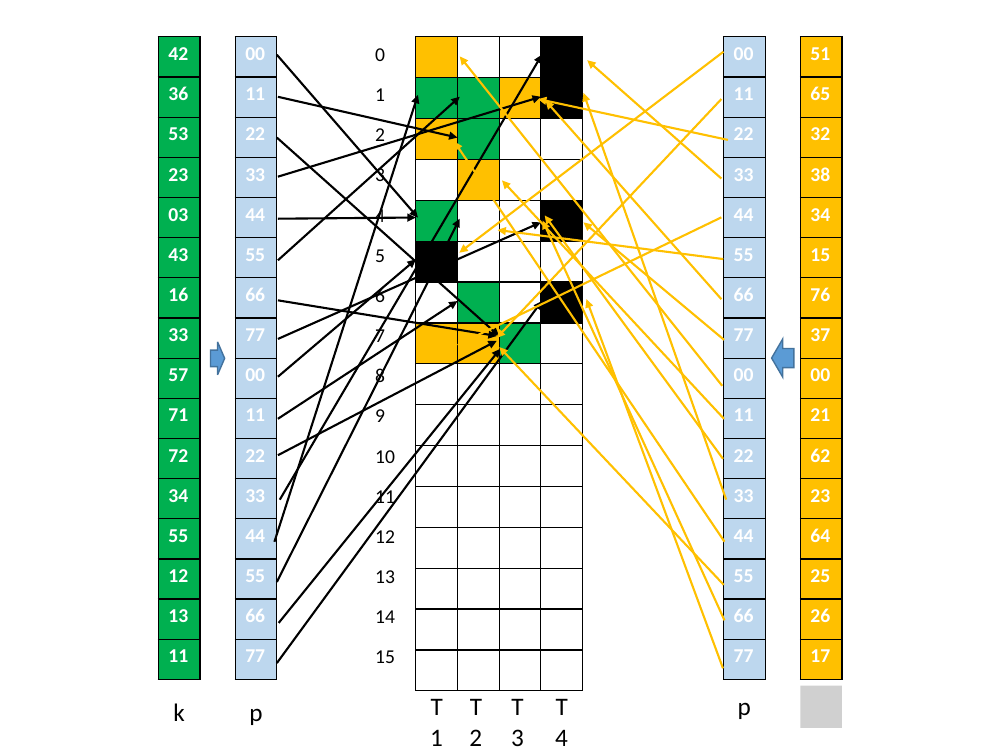
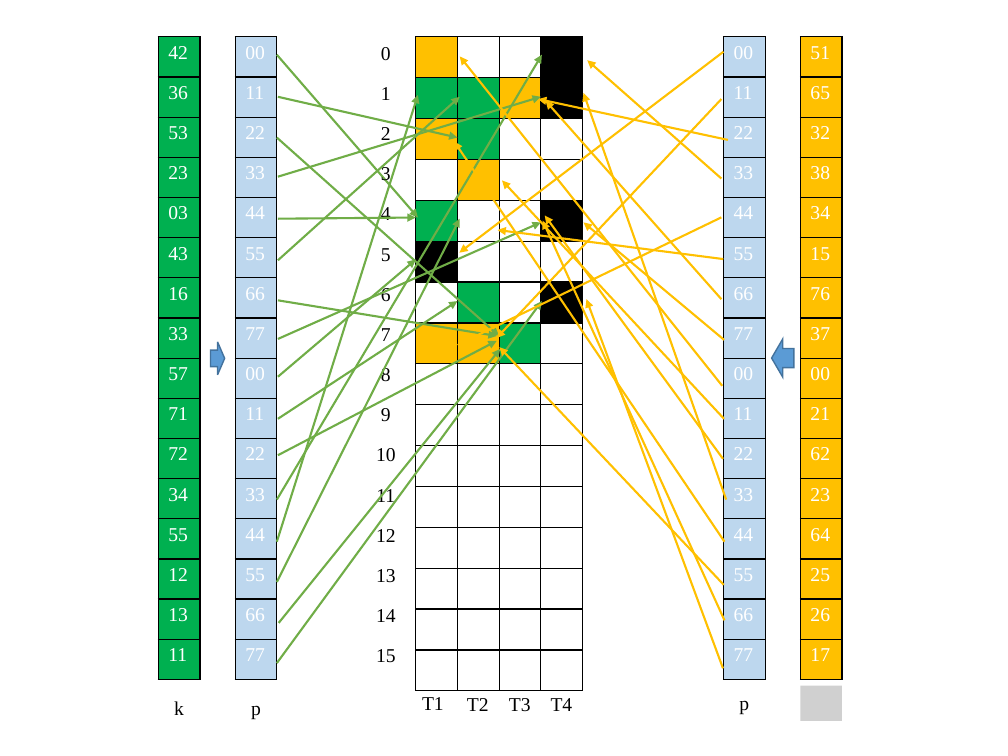
Before and after one commit to leborn0101/graduation, a slide deck: slide 9 of 论文图片.pptx. Drawn at 1008x756 pixels with LibreOffice and Linux fonts; fonts in the diff are those of the drawing; grey boxes stand for pictures. Boxes give left, top, right and bottom in pixels: in the first picture for what was removed or moved away, otherwise in the second. Text is boxed around its words. In the diff, an @@ line names an element or a change of style, - is before the commit and + after.

```diff
--- a/论文图片.pptx
+++ b/论文图片.pptx
@@ table at [158, 37, 200, 680] @@
@@ font Calibri to Times New Roman, bold off @@
@@ table at [235, 37, 276, 680] @@
@@ font Calibri to Times New Roman, bold off @@
@@ arrow (277, 54) - (418, 218): stroke #000000 1.5 pt to #70AD47 1.5 pt @@
@@ arrow moved from (280, 500) - (542, 54) to (277, 500) - (542, 54) @@
@@ arrow (277, 500) - (542, 54): stroke #000000 1.5 pt to #70AD47 1.5 pt @@
@@ table at [365, 37, 406, 680] @@
@@ font Calibri to Times New Roman @@
@@ alignment left to centre @@
@@ table at [724, 37, 765, 680] @@
@@ font Calibri to Times New Roman, bold off @@
@@ table at [800, 37, 842, 680] @@
@@ font Calibri to Times New Roman, bold off @@
@@ arrow moved from (274, 541) - (418, 95) to (277, 541) - (418, 95) @@
@@ arrow (277, 541) - (418, 95): stroke #000000 1.5 pt to #70AD47 1.5 pt @@
@@ arrow (278, 97) - (458, 137): stroke #000000 1.5 pt to #70AD47 1.5 pt @@
@@ arrow (278, 176) - (541, 97): stroke #000000 1.5 pt to #70AD47 1.5 pt @@
@@ arrow (278, 260) - (460, 97): stroke #000000 1.5 pt to #70AD47 1.5 pt @@
@@ arrow (277, 137) - (499, 336): stroke #000000 1.5 pt to #70AD47 1.5 pt @@
@@ arrow (277, 582) - (460, 219): stroke #000000 1.5 pt to #70AD47 1.5 pt @@
@@ arrow (278, 219) - (415, 218): stroke #000000 1.5 pt to #70AD47 1.5 pt @@
@@ arrow (278, 339) - (541, 223): stroke #000000 1.5 pt to #70AD47 1.5 pt @@
@@ arrow (278, 377) - (415, 259): stroke #000000 1.5 pt to #70AD47 1.5 pt @@
@@ arrow (277, 663) - (542, 301): stroke #000000 1.5 pt to #70AD47 1.5 pt @@
@@ arrow (278, 300) - (497, 336): stroke #000000 1.5 pt to #70AD47 1.5 pt @@
@@ arrow (278, 419) - (458, 301): stroke #000000 1.5 pt to #70AD47 1.5 pt @@
@@ arrow (278, 456) - (497, 341): stroke #000000 1.5 pt to #70AD47 1.5 pt @@
@@ arrow (279, 623) - (500, 349): stroke #000000 1.5 pt to #70AD47 1.5 pt @@
@@ size 18 to 14 pt, font Calibri to Times New Roman in 7 elements at [174, 701, 184, 715], [251, 705, 261, 720], [739, 700, 749, 715], [509, 698, 531, 712], [551, 698, 573, 711], [467, 698, 489, 711], [422, 697, 444, 710] @@
@@ text "T1": place and size @@
-text "T1" at [415, 685, 457, 756]
+text "T1" at [422, 697, 444, 710]
@@ picture: place and size @@
-picture at [800, 685, 842, 728]
+picture at [800, 685, 842, 721]
```
Also in this commit, not shown: 6 other slides changed, 3 other files.
